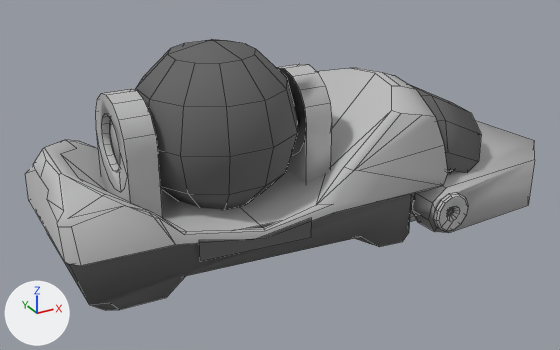
Renders of the COLLADA model src/resources/urdf/romeo/collision/LAnkleRollBasic.dae from each side of a commit.
Camera for both pictures: a 50 mm camera at (-0.148, -0.338, 0.133) aimed at (0.039, 0.004, -0.037). Arrows for +X, +Y and +Z are at lower left; the lights stay in place. Mesh edges are drawn as thin lines. Where no turn or scale is listed for an object, it has been applied to the vertices. Vertices at the same position are counted once.

Objects in the first picture: 'LAnkleRoll_1', 'LAnkleRoll_2'.
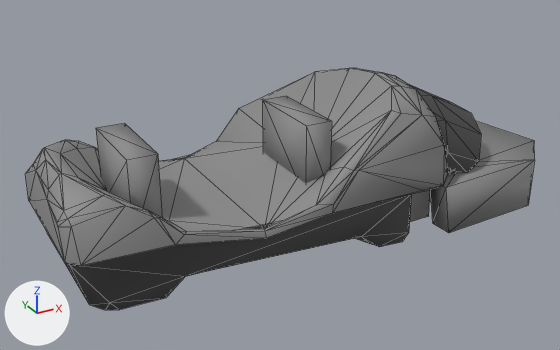
Boxes (x1, y1, x2, y2) around the edits, measured in the pictures (560 x 350 px):
'LAnkleRoll_1', reshaped
    before: (25, 64, 535, 266)
    after: (25, 68, 535, 266)
'LAnkleRoll_2', reshaped (17% shorter)
    before: (47, 39, 481, 310)
    after: (47, 85, 481, 310)
part 1 of me_shapeindexedfaces_016, deleted
    before: (136, 39, 298, 210)
part 2 of me_shapeindexedfaces_016, deleted
    before: (199, 218, 311, 262)
part 3 of me_shapeindexedfaces_016, built on
    both: (47, 85, 481, 310)
part 4 of me_shapeindexedfaces_016_geometry, deleted
    before: (410, 193, 468, 232)
part 5 of me_shapeindexedfaces_016_geometry, deleted
    before: (276, 64, 534, 233)
part 6 of me_shapeindexedfaces_016_geometry, deleted
    before: (95, 89, 163, 218)
part 7 of me_shapeindexedfaces_016_geometry, recoloured
    before: (47, 113, 421, 242)
    after: (47, 72, 421, 242)

The edits, one by one:
Material 'Material_016_002' (mat_material_016_002) is new.
Its base color is (0.262, 0.262, 0.262) (grey #8c8c8c).
Its roughness is 0.61.
Material 'Material_017_002' (mat_material_017_002) is new.
Its base color is (0.0629, 0.0629, 0.0629) (dark grey #474747).
Its roughness is 0.84.
me_shapeindexedfaces_016 is used by ob_lankleroll_2; location (0.0, 0.0, 0.0).
me_shapeindexedfaces_016 had 164 vertices, 113 faces and spanned x -0.088..0.155, y -0.051..0.064, z -0.067..0.043.
me_shapeindexedfaces_016 no longer uses material mat_material_017 (dark grey #626262).
me_shapeindexedfaces_016 now has 77 vertices, 119 faces and spans x -0.088..0.155, y -0.051..0.064, z -0.067..0.003.
me_shapeindexedfaces_016 part 1: the loose piece of 62 vertices spanning x -0.042..0.042, y -0.042..0.042, z -0.043..0.043 is deleted.
me_shapeindexedfaces_016 part 2: the loose piece of 5 vertices spanning x -0.029..0.028, y -0.049..-0.044, z -0.049..-0.037 is deleted.
Part 3, on me_shapeindexedfaces_016:
15 vertices are removed from x 0.094..0.142, y -0.042..0.058, z -0.038..-0.022.
51 faces are deleted.
115 new faces join them.
me_shapeindexedfaces_016 now uses material mat_material_017_002 (dark grey #474747).
me_shapeindexedfaces_016_geometry is used by ob_lankleroll_1; location (0.0, 0.0, 0.0).
me_shapeindexedfaces_016_geometry had 1075 vertices, 627 faces and spanned x -0.089..0.199, y -0.056..0.071, z -0.067..0.024.
me_shapeindexedfaces_016_geometry now has 172 vertices, 307 faces and spans x -0.089..0.199, y -0.053..0.067, z -0.067..0.013.
me_shapeindexedfaces_016_geometry part 4: 6 loose pieces with 537 vertices, spanning x 0.1..0.124, y -0.056..0.071, z -0.064..-0.04, are deleted.
me_shapeindexedfaces_016_geometry part 5: 274 vertices removed from x 0.039..0.127, y -0.053..0.068, z -0.066..0.024.
me_shapeindexedfaces_016_geometry part 6: 92 vertices removed from x -0.054..-0.039, y -0.022..0.022, z -0.024..0.024.
me_shapeindexedfaces_016_geometry part 7: 39 faces spanning x -0.088..0.144, y -0.053..0.067, z -0.067..0.006 switch from mat_material_016 (grey #bebebe) to mat_material_016_002 (grey #8c8c8c).
